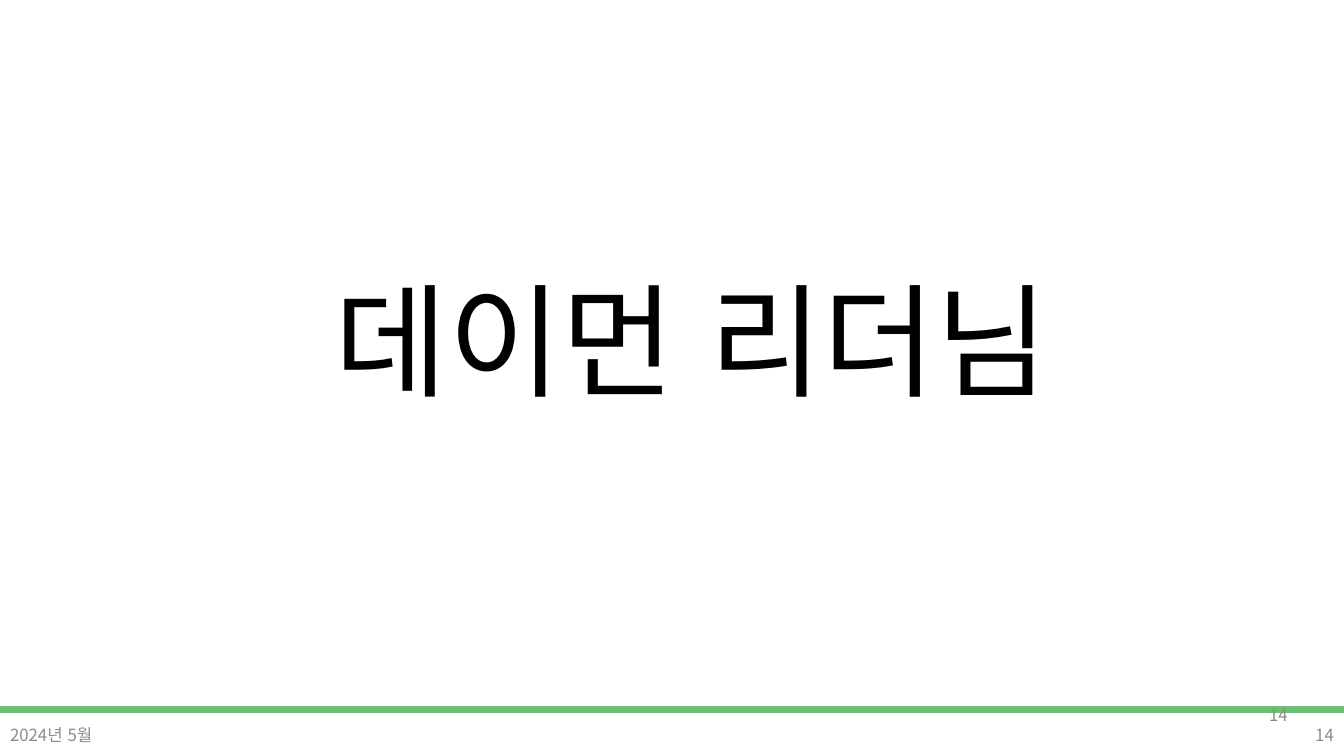
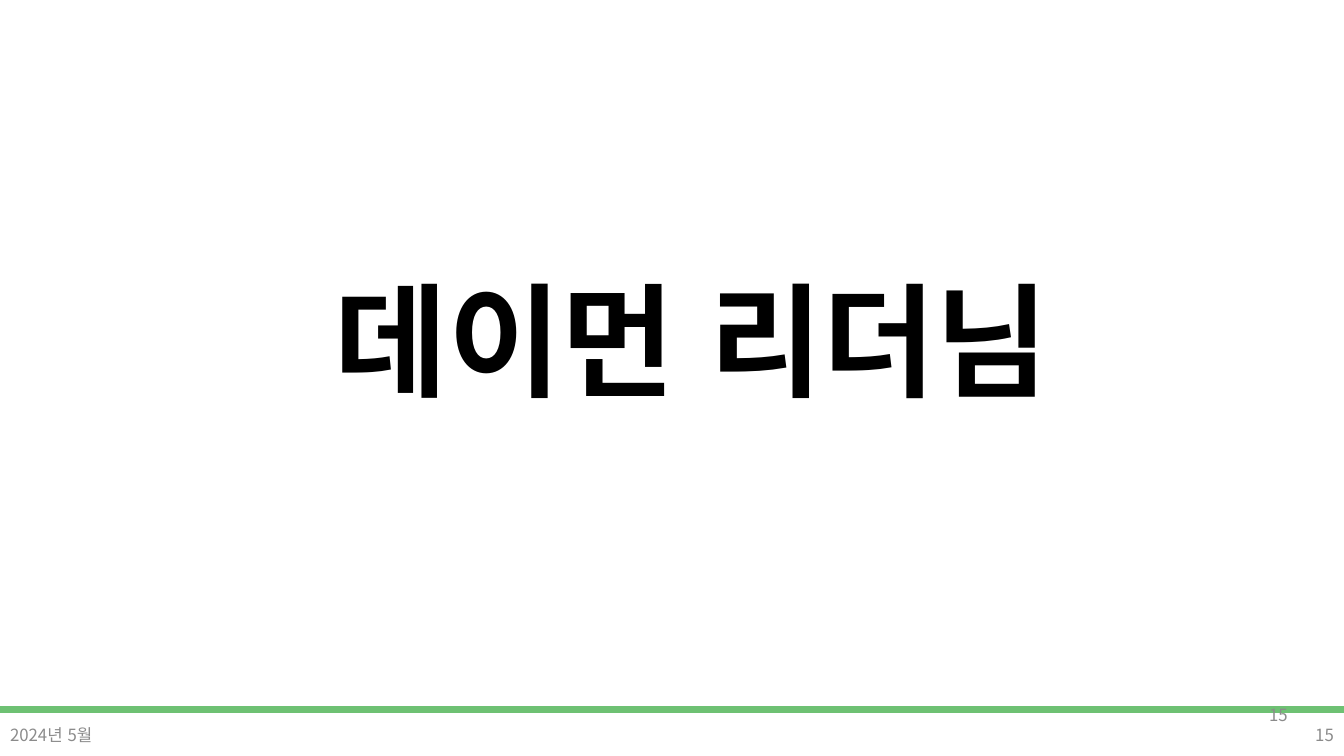
Before and after one commit to DevDamon0527/SeSAC_Yeongdeungpo_Campus_6th, a slide deck: slide 15 of material/[SeSAC_YDP_6] 01_ot,git.pptx (slide 14 before the commit). Drawn at 1344x756 pixels with LibreOffice and Linux fonts; fonts in the diff are those of the drawing; background and template pictures are left out. Boxes give left, top, right and bottom in pixels: in the first picture for what was removed or moved away, otherwise in the second. Text is boxed around its words. In the diff, an @@ line names an element or a change of style, - is before the commit and + after.

```diff
--- a/material/[SeSAC_YDP_6] 01_ot,git.pptx
+++ b/material/[SeSAC_YDP_6] 01_ot,git.pptx
@@ text "데이먼 리더님" at (335, 283, 1049, 399): bold on @@
@@ page number at (1269, 706, 1288, 721): text changed @@
-14
+15
@@ page number at (1315, 729, 1334, 741): text changed @@
-14
+15
```
Also in this commit, not shown: 2 other slides changed, 1 slide added.
